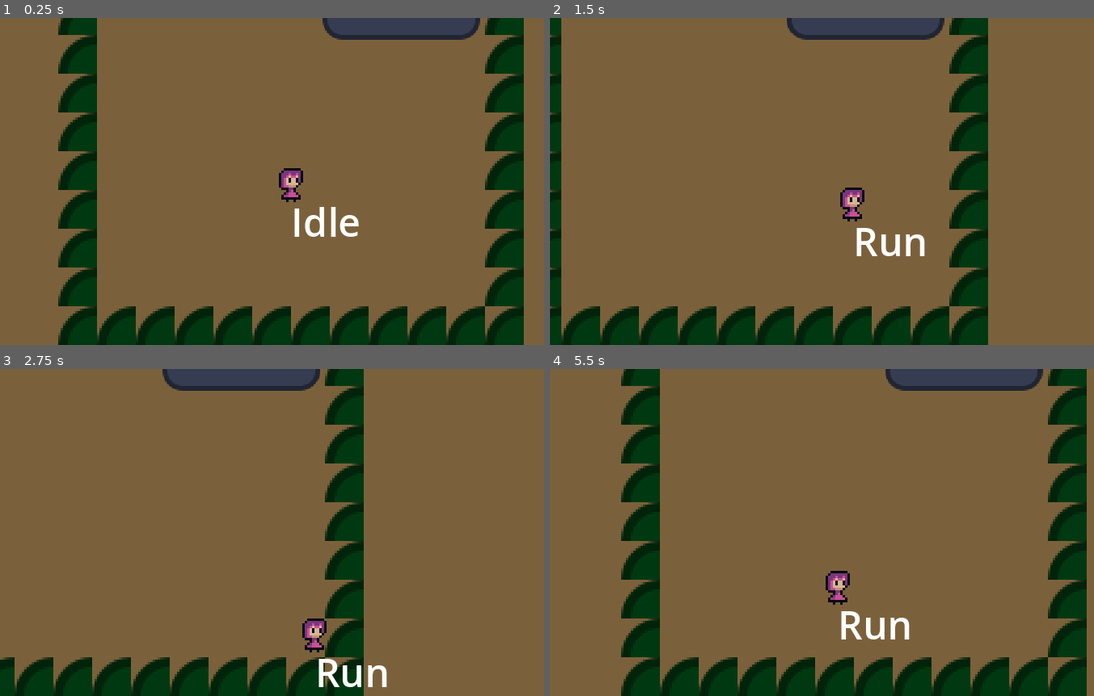
Above: before the commit, frames 1-4 (two rows, left to right).
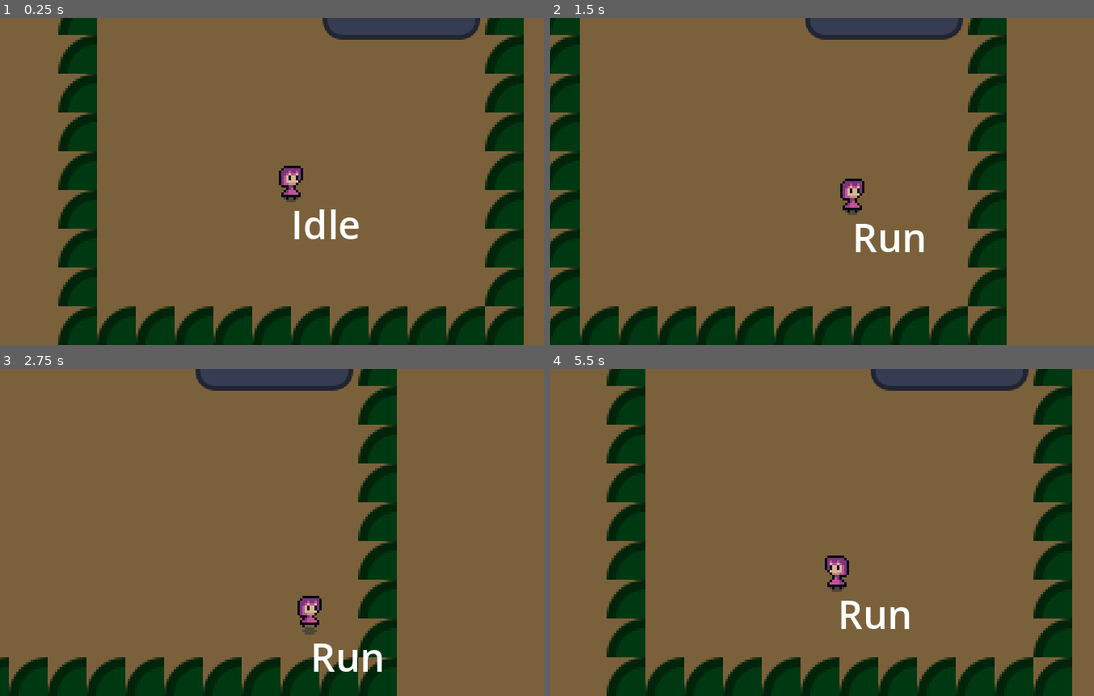
Above: after the commit, the same moments.

Repository: OlliO6/Cursed-Room
Game: Godot game, scene res://game.tscn
The game is run twice, just before and just after one commit, with the same random seed, the same clock (stepped at 60 frames per second) and the same inputs. The engine's default icon, where the game draws it, is replaced by a stand-in: a white triangle on a blue panel in a dark square.
Inputs (mouse positions are in pixels of both pictures, inside the frame that each line leads up to):
- Up to frame 1 (0.25 s): no input
- Up to frame 2 (1.5 s): tap Enter at 0.5 s; move the mouse to (968, 165) at 0.52 s; hold D (move_right) 0.53-1.28 s; click (968, 165) at 0.6 s; move the mouse to (724, 197) at 1.27 s; hold S (move_down) from 1.28 s (still down); right-click (724, 197) at 1.35 s
- Up to frame 3 (2.75 s): move the mouse to (348, 460) at 2.02 s; release S (move_down) at 2.03 s; hold D (move_right) from 2.03 s (still down); click (348, 460) at 2.1 s
- Up to frame 4 (5.5 s): move the mouse to (811, 597) at 2.77 s; release D (move_right) at 2.78 s; hold W (move_up) 2.78-3.53 s; right-click (811, 597) at 2.85 s; move the mouse to (1017, 581) at 3.52 s; hold A (move_left) 3.53-5.03 s; click (1017, 581) at 3.6 s; move the mouse to (664, 483) at 4.27 s; right-click (664, 483) at 4.35 s; move the mouse to (870, 532) at 5.02 s; hold S (move_down) from 5.03 s (still down); click (870, 532) at 5.1 s

The runs differ from the first frame. In frame 1, 0.5% of the frame differs, in the area x 51-66%, y 45-68%; in frame 2, 15%; in frame 3, 14%; in frame 4, 15%, in the area x 10-99%, y 0-100%.

Commit message:
Animate player

Diff:
--- a/player/player.gd
+++ b/player/player.gd
@@ -4,12 +4,14 @@
 @export_range(0, 1) var acceleration: float
 @export_range(0, 1) var deceleration: float
 
+@onready var sprite = get_node("AnimatedSprite2D") as AnimatedSprite2D
 @onready var state_machine := $StateMachine as StateMachine
 @onready var idle_state := $StateMachine/Idle as State
 @onready var run_state := $StateMachine/Run as State
 
 func _ready() -> void:
-	pass
+	idle_state.state_entered.connect(sprite.play.bind("idle"))
+	run_state.state_entered.connect(sprite.play.bind("run"))
 
 func _physics_process(_delta) -> void:
 	$StateLabel.text = state_machine.state.name
@@ -25,6 +27,8 @@
 			_move(move_input, movement_speed, acceleration)
 			if move_input == Vector2.ZERO:
 				state_machine.switch_state(idle_state)
+			elif move_input.x != 0:
+				sprite.flip_h = move_input.x < 0
 
 	move_and_slide()
 
--- a/player/player.tscn
+++ b/player/player.tscn
@@ -1,8 +1,9 @@
-[gd_scene load_steps=8 format=3 uid="uid://l1yqtqrqjmbh"]
+[gd_scene load_steps=14 format=3 uid="uid://l1yqtqrqjmbh"]
 
 [ext_resource type="Script" path="res://player/player.gd" id="1_xhl2v"]
 [ext_resource type="Script" path="res://components/state_machine.gd" id="2_thslt"]
 [ext_resource type="Script" path="res://components/state.gd" id="3_hw1ms"]
+[ext_resource type="Texture2D" uid="uid://bpmgr43ky6nu2" path="res://player/shadow.png" id="4_8ivth"]
 [ext_resource type="Script" path="res://player/weapon_holder.gd" id="4_wkoiu"]
 [ext_resource type="PackedScene" uid="uid://mxire01kjgcv" path="res://player/weapons/moon.tscn" id="5_hxix6"]
 [ext_resource type="Texture2D" uid="uid://crc2n1ym5udn0" path="res://player/player.png" id="6_6m5mg"]
@@ -10,12 +11,53 @@
 [sub_resource type="CircleShape2D" id="CircleShape2D_tiiay"]
 radius = 4.0
 
+[sub_resource type="AtlasTexture" id="AtlasTexture_1e7i2"]
+atlas = ExtResource("6_6m5mg")
+region = Rect2(0, 0, 16, 16)
+
+[sub_resource type="AtlasTexture" id="AtlasTexture_f3vav"]
+atlas = ExtResource("6_6m5mg")
+region = Rect2(16, 0, 16, 16)
+
+[sub_resource type="AtlasTexture" id="AtlasTexture_g22wv"]
+atlas = ExtResource("6_6m5mg")
+region = Rect2(32, 0, 16, 16)
+
+[sub_resource type="AtlasTexture" id="AtlasTexture_d7ua6"]
+atlas = ExtResource("6_6m5mg")
+region = Rect2(0, 0, 16, 16)
+
+[sub_resource type="SpriteFrames" id="SpriteFrames_icmlv"]
+animations = [{
+"frames": [{
+"duration": 1.0,
+"texture": SubResource("AtlasTexture_1e7i2")
+}],
+"loop": true,
+"name": &"idle",
+"speed": 5.0
+}, {
+"frames": [{
+"duration": 1.0,
+"texture": SubResource("AtlasTexture_f3vav")
+}, {
+"duration": 0.5,
+"texture": SubResource("AtlasTexture_g22wv")
+}, {
+"duration": 1.0,
+"texture": SubResource("AtlasTexture_d7ua6")
+}],
+"loop": true,
+"name": &"run",
+"speed": 5.0
+}]
+
 [node name="Player" type="CharacterBody2D"]
 collision_layer = 2
 script = ExtResource("1_xhl2v")
-movement_speed = 55.0
-acceleration = 0.226
-deceleration = 0.136
+movement_speed = 45.0
+acceleration = 0.15
+deceleration = 0.12
 
 [node name="StateMachine" type="Node" parent="." node_paths=PackedStringArray("start_state")]
 script = ExtResource("2_thslt")
@@ -31,13 +73,18 @@
 shape = SubResource("CircleShape2D_tiiay")
 
 [node name="Sprite2D" type="Sprite2D" parent="."]
-position = Vector2(0, -5)
-texture = ExtResource("6_6m5mg")
+modulate = Color(1, 1, 1, 0.5)
+position = Vector2(0, -3)
+texture = ExtResource("4_8ivth")
+
+[node name="AnimatedSprite2D" type="AnimatedSprite2D" parent="."]
+position = Vector2(0, -6)
+sprite_frames = SubResource("SpriteFrames_icmlv")
+animation = &"idle"
 
 [node name="StateLabel" type="Label" parent="."]
-offset_top = -1.0
 offset_right = 40.0
-offset_bottom = 22.0
+offset_bottom = 23.0
 
 [node name="WeaponHolder" type="Node2D" parent="." node_paths=PackedStringArray("_weapon")]
 script = ExtResource("4_wkoiu")
Binary file changed: player/player.png
Binary file added: player/shadow.png
Not shown, added: player/shadow.png.import
